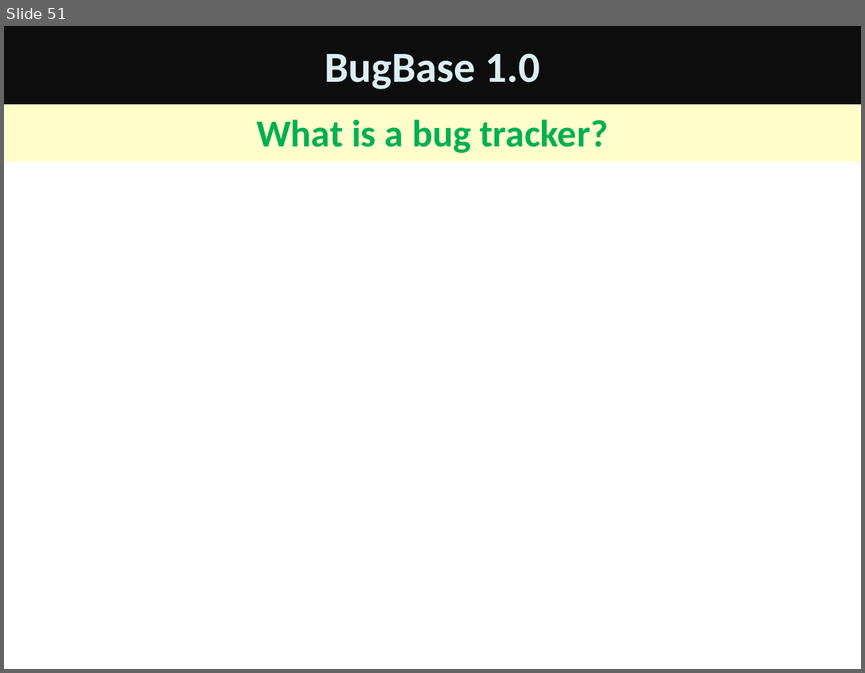
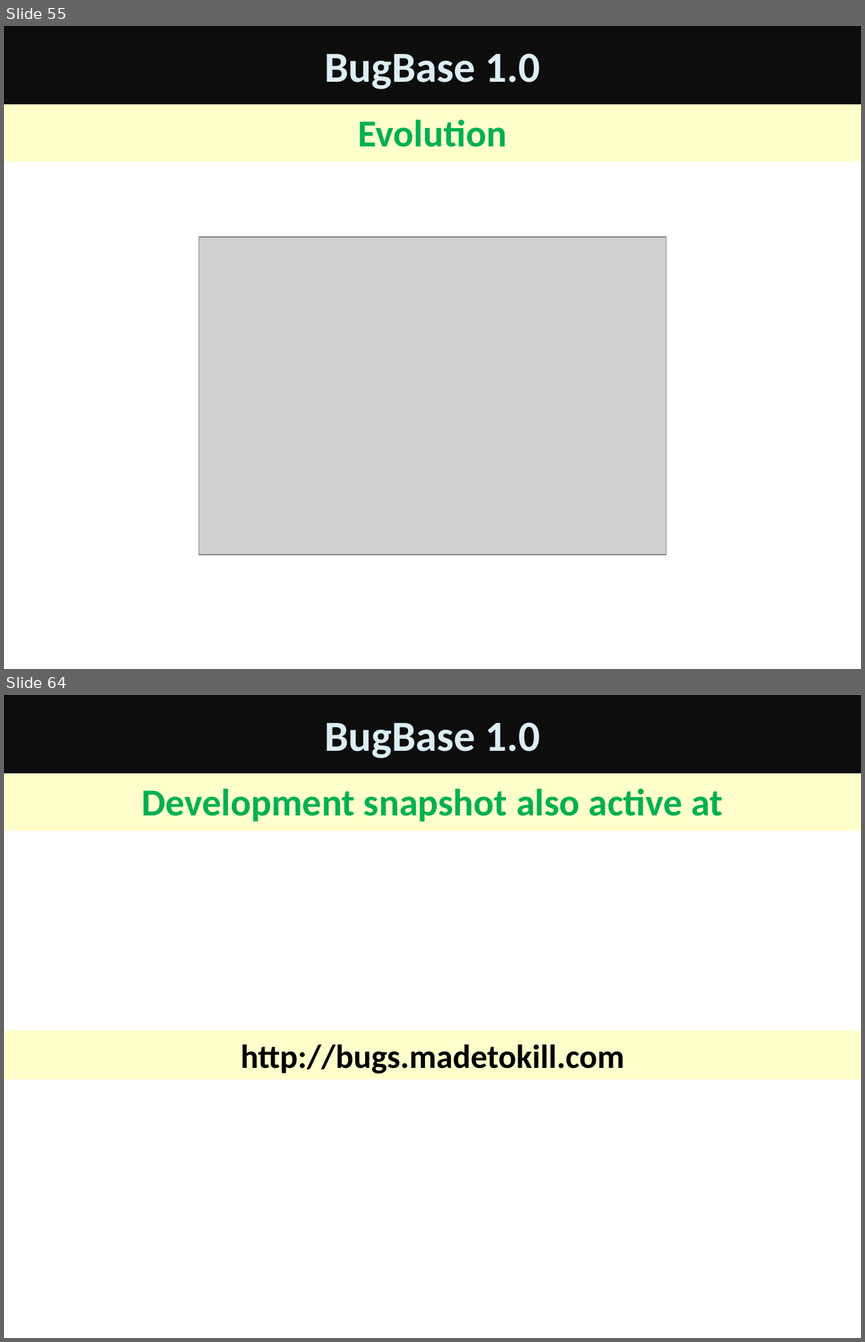
Before and after one commit to ideamonk/bugbase, a slide deck: advocacy/BugBase 1.pptx. Shown one above the other, each under a label of ours: slide 51 before the commit, slides 55 and 64 after it; the slides between them are not shown. The pictures are 865x673 and 865x1342 pixels, drawn with LibreOffice and Linux fonts; fonts in the diff are those of the drawing; grey boxes stand for pictures. Boxes give left, top, right and bottom in pixels: in the first picture for what was removed or moved away, otherwise in the second. Text is boxed around its words. In the diff, an @@ line names an element or a change of style, - is before the commit and + after.

```diff
--- a/advocacy/BugBase 1.pptx
+++ b/advocacy/BugBase 1.pptx
@@ slide 64 added at (x1=4, y1=695, x2=861, y2=1338), background #FFFFFF @@
@@ title added at (x1=4, y1=695, x2=861, y2=774), fill #0D0D0D, 36 pt, text #DBEEF4, bold @@
+BugBase 1.0
@@ subtitle added at (x1=4, y1=774, x2=861, y2=831), fill #FFFFCC, 32 pt, text #00B050, bold @@
+Development snapshot also active at
@@ rectangle added at (x1=4, y1=1030, x2=861, y2=1079), fill #FFFFCC, 28 pt, text #000000, bold @@
+http://bugs.madetokill.com
@@ what was slide 51 is now slide 55 @@
@@ slide 55 changed as well @@
@@ subtitle at (x1=358, y1=119, x2=507, y2=147): text changed @@
-What is a bug tracker?
+Evolution
@@ picture added at (x1=198, y1=237, x2=666, y2=554) @@
```
Also in this commit, not shown: 1 other slide changed, 13 other slides added.
